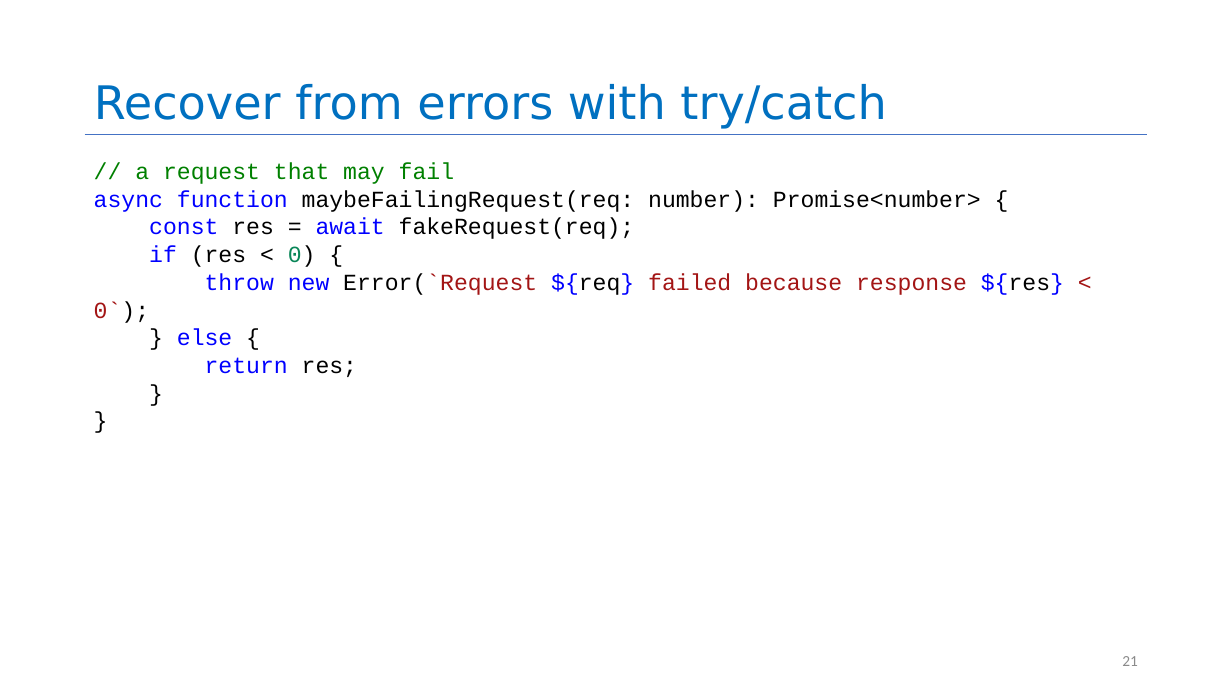
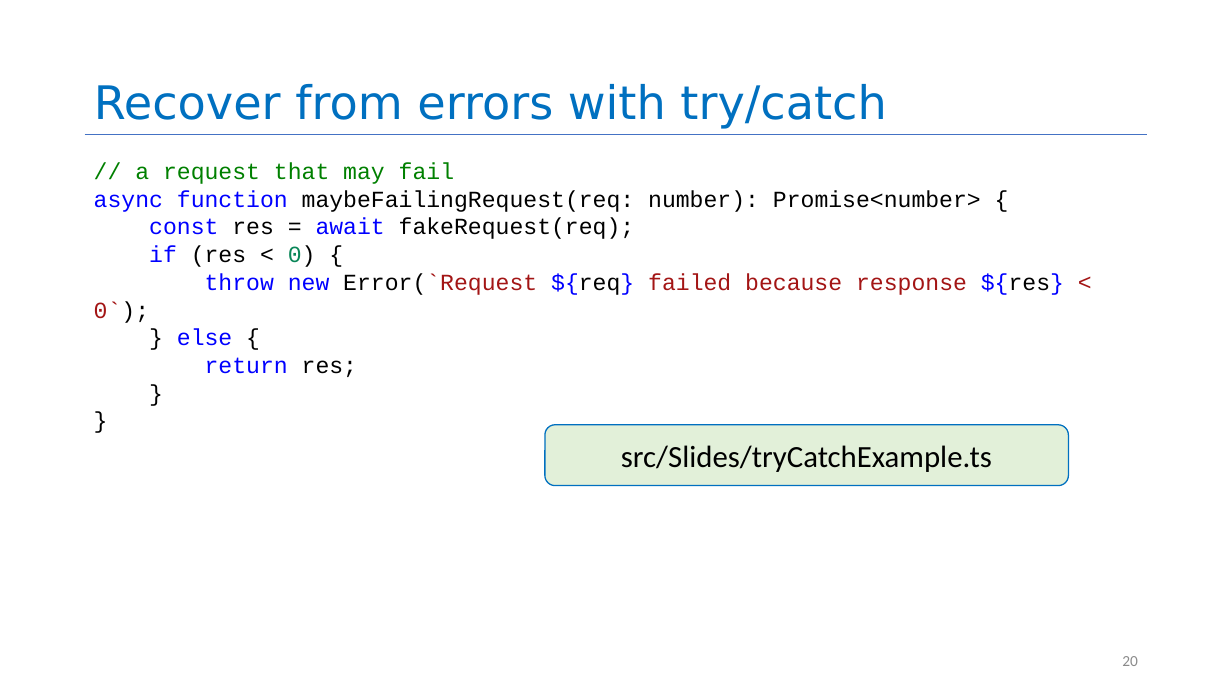
Before and after one commit to yashburshe/CS4530-Fall-2025, a slide deck: slide 20 of Slides/Module 06 Concurrency Patterns in Typescript.pptx (slide 21 before the commit). Drawn at 1232x693 pixels with LibreOffice and Linux fonts; fonts in the diff are those of the drawing. Boxes give left, top, right and bottom in pixels: in the first picture for what was removed or moved away, otherwise in the second. Text is boxed around its words. In the diff, an @@ line names an element or a change of style, - is before the commit and + after.

```diff
--- a/Slides/Module 06 Concurrency Patterns in Typescript.pptx
+++ b/Slides/Module 06 Concurrency Patterns in Typescript.pptx
@@ rounded rectangle added at [545, 425, 1069, 486], fill #E2F0D9, outline #0070C0 1 pt, 24 pt, text #000000 @@
+src/Slides/tryCatchExample.ts
@@ page number at [1122, 656, 1138, 666]: text changed @@
-21
+20
```
Also in this commit, not shown: 11 other slides changed, 1 slide removed, 6 other files.
